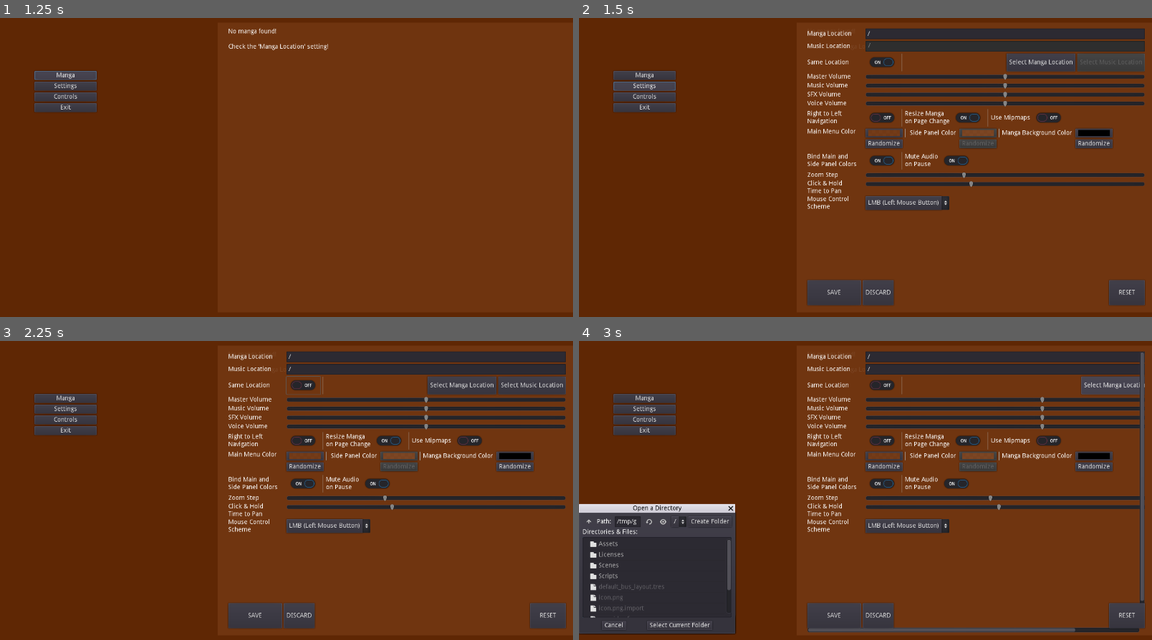
Above: before the commit, frames 1-4 (two rows, left to right).
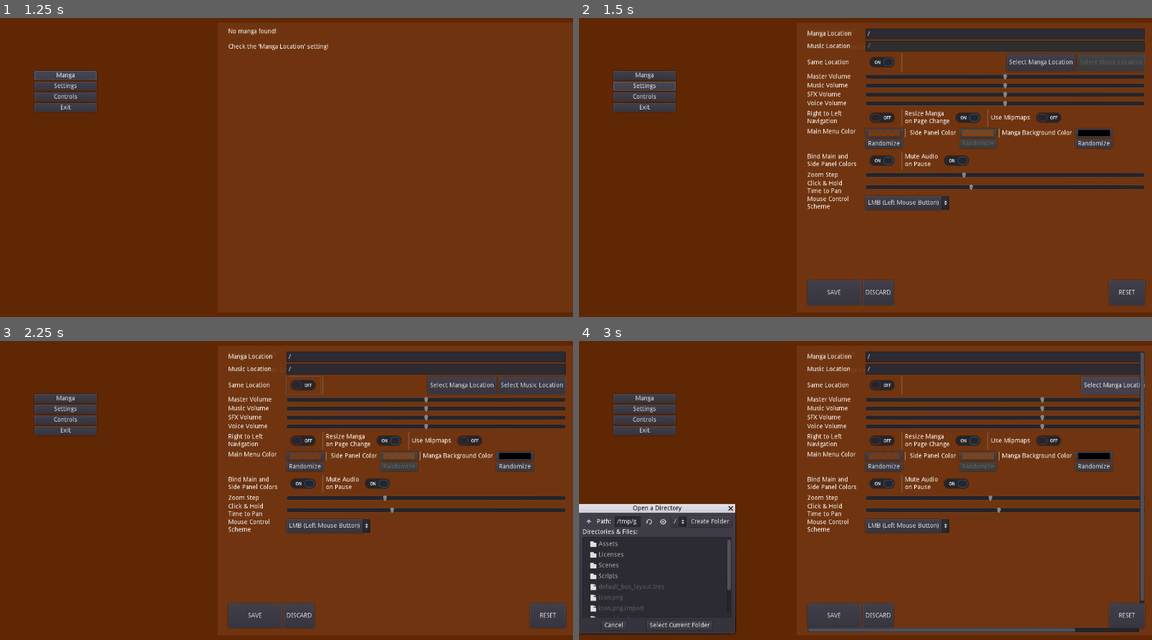
Above: after the commit, the same moments.

Repository: MrPoblin/Sound-Manga-Reader-Godot
Game: Godot game, scene res://Scenes/UI/Main.tscn
Two runs of this game, one before a commit and one after it. Both use one fixed random seed, a clock stepped at 60 frames per second and the inputs below. The engine's default icon, where the game draws it, is replaced by a stand-in: a white triangle on a blue panel in a dark square.
Inputs (mouse positions are in pixels of both pictures, inside the frame that each line leads up to):
- Up to frame 1 (1.25 s): click "Manga" at 0.5 s
- Up to frame 2 (1.5 s): click "Settings" at 1.25 s
- Up to frame 3 (2.25 s): click (303, 385) at 2 s
- Up to frame 4 (3 s): click "Select Manga Location" at 2.75 s

Frame 1 is identical in both runs. In frame 2, 1.1% of the frame differs, in the area x 50-99%, y 54-58%; in frame 3, 1.1%; in frame 4, 1.1%.

Commit message:
Sliders vertical fill

Diff:
--- a/Scenes/UI/Settings.tscn
+++ b/Scenes/UI/Settings.tscn
@@ -111,6 +111,7 @@
 margin_right = 730.0
 margin_bottom = 116.0
 mouse_default_cursor_shape = 10
+size_flags_vertical = 1
 max_value = 1.0
 step = 0.005
 ticks_on_borders = true
@@ -127,6 +128,7 @@
 margin_right = 730.0
 margin_bottom = 136.0
 mouse_default_cursor_shape = 10
+size_flags_vertical = 1
 max_value = 1.0
 step = 0.005
 ticks_on_borders = true
@@ -143,6 +145,7 @@
 margin_right = 730.0
 margin_bottom = 156.0
 mouse_default_cursor_shape = 10
+size_flags_vertical = 1
 max_value = 1.0
 step = 0.005
 ticks_on_borders = true
@@ -159,6 +162,7 @@
 margin_right = 730.0
 margin_bottom = 176.0
 mouse_default_cursor_shape = 10
+size_flags_vertical = 1
 max_value = 1.0
 step = 0.005
 ticks_on_borders = true
@@ -388,6 +392,7 @@
 margin_top = 320.0
 margin_right = 730.0
 margin_bottom = 336.0
+size_flags_vertical = 1
 min_value = 1.0
 max_value = 2.0
 step = 0.005
@@ -404,7 +409,8 @@
 margin_left = 130.0
 margin_top = 340.0
 margin_right = 730.0
-margin_bottom = 356.0
+margin_bottom = 371.0
+size_flags_vertical = 1
 min_value = 0.02
 max_value = 0.5
 step = 0.002
